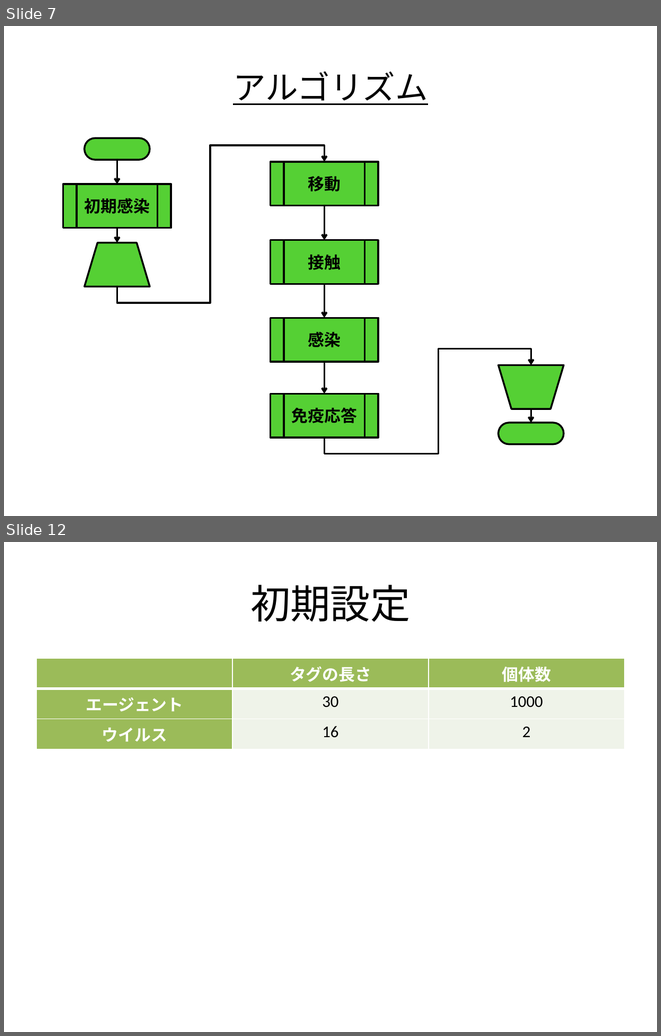
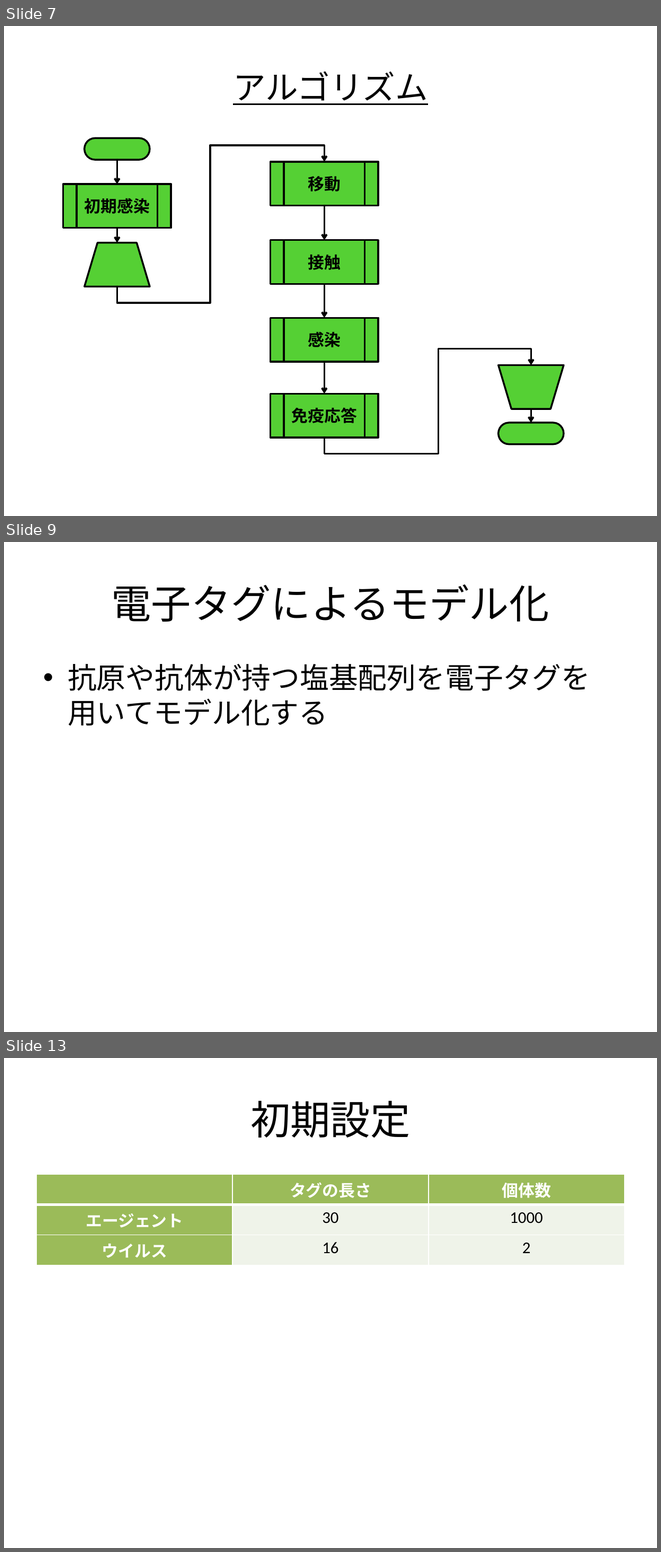
Before and after one commit to nkud/Research-BB, a slide deck: ppt/卒業研究.pptx. Shown one above the other, each under a label of ours: slides 7 and 12 before the commit, slides 7, 9 and 13 after it; the slides between them are not shown. The pictures are 661x1036 and 661x1552 pixels, drawn with LibreOffice and Linux fonts; fonts in the diff are those of the drawing. Boxes give left, top, right and bottom in pixels: in the first picture for what was removed or moved away, otherwise in the second. Text is boxed around its words. In the diff, an @@ line names an element or a change of style, - is before the commit and + after.

```diff
--- a/ppt/卒業研究.pptx
+++ b/ppt/卒業研究.pptx
@@ slide 9 added at (x1=4, y1=542, x2=657, y2=1032), background #FFFFFF @@
@@ title added at (x1=112, y1=584, x2=549, y2=622), 44 pt, text #000000 @@
+電子タグによるモデル化
@@ text added at (x1=68, y1=663, x2=590, y2=726), 32 pt, text #000000 @@
+• 抗原や抗体が持つ塩基配列を電子タグを用いてモデル化する
@@ what was slide 12 is now slide 13 @@
```
Also in this commit, not shown: 7 slides changed, 1 other slide added, 1 slide removed.
